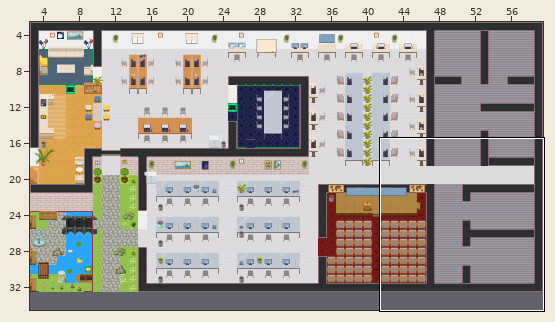
Tiled map (JSON), stored at GAD-office.tmj. The picture above shows the old version from afar; the outline marks the close-up.
Close-up. Before the commit:
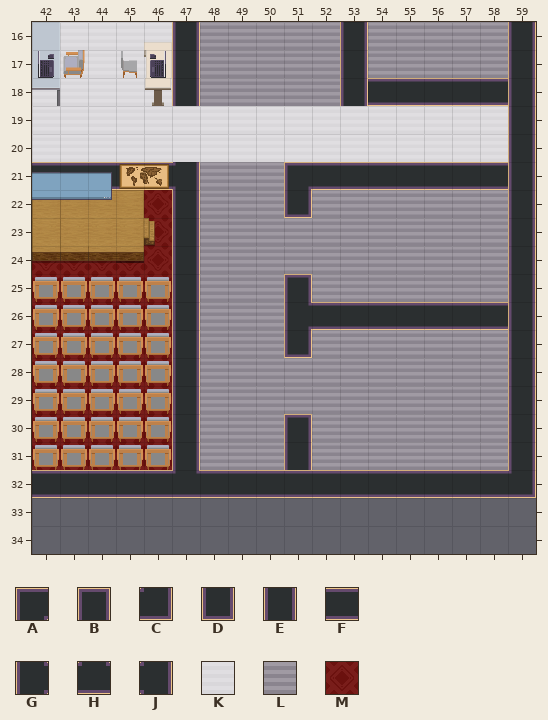
Cells are 32x32 px. Shown: x 42..59, y 16..34. The commit also changed other parts of the map, which this record leaves out.
Key: from "WA_Room_Builder": A 28, B 31, C 54, D 56, E 102, F 104, G 108, H 110, J 158, K 358, L 383, M 387.
_ is an empty cell, # one hidden under a higher layer.
Layers that did not change in this view are not listed.
Layer "floor/floor1" before, first column x 42:
16 #KKKK_LLLLLELLLLL_
17 #KKKK_LLLLLELLLLL_
18 KKKKK_LLLLLEFFFFF_
19 KKKKKKKKKKKKKKKKK_
20 KKKKKKKKKKKKKKKKK_
21 ______LLLAFFFFFFF_
22 ####M_LLLDLLLLLLL_
23 ####M_LLLLLLLLLLL_
24 MMMMM_LLLLLLLLLLL_
25 MMMMM#LLLBLLLLLLL_
26 MMMMM#LLLGFFFFFFF#
27 MMMMM#LLLDLLLLLLL_
28 MMMMM_LLLLLLLLLLL_
29 MMMMM#LLLLLLLLLLL_
30 MMMMM#LLLBLLLLLLL_
31 MMMMM#LLLELLLLLLL_
32 __________________
33 __________________
34 __________________
Layer "walls/walls1" before, first column x 42:
16 _____E___________E
17 _____E___________E
18 _____E___________E
19 _________________E
20 _________________E
21 FFFFFJ___________E
22 _____E___________E
23 _____E___________E
24 _____E___________E
25 _____E___________E
26 _____E___________E
27 _____E___________E
28 _____E___________E
29 _____E___________E
30 _____E___________E
31 _____E___________E
32 FFFFFHFFFFFFFFFFFC
33 __________________
34 __________________
Now the later version:
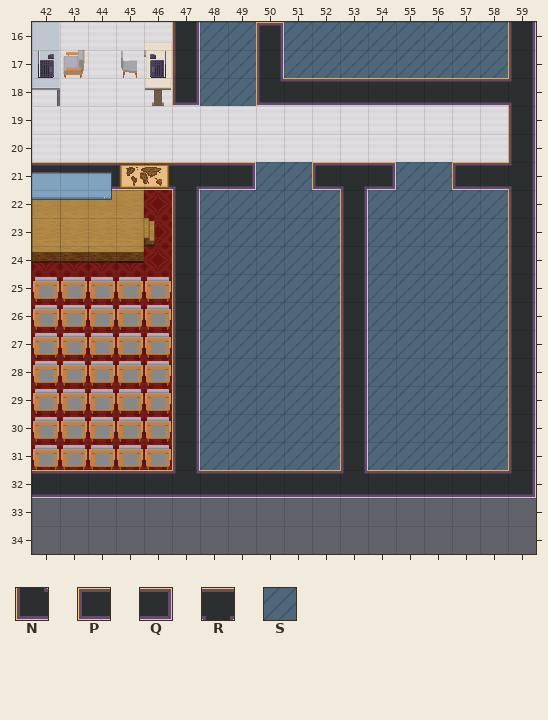
Further tiles: from "WA_Room_Builder": N 53, P 58, Q 59, R 160, S 360.
Diff:
{"where": "layer \"floor/floor1\""}
{"y":16,"x":48,"old":"LLLLLELLLLL","new":"SS#SSSSSSSS"}
{"y":17,"x":48,"old":"LLLLLELLLLL","new":"SS#SSSSSSSS"}
{"y":18,"x":48,"old":"LLLLLE","new":"SS####"}
{"y":21,"x":48,"old":"LLLAFFFFFF","new":"##SS###SS#"}
{"y":22,"x":48,"old":"LLLDLLLLLLL","new":"SSSSS#SSSSS"}
{"y":23,"x":48,"old":"LLLLLLLLLLL","new":"SSSSS#SSSSS"}
{"y":24,"x":48,"old":"LLLLLLLLLLL","new":"SSSSS#SSSSS"}
{"y":25,"x":48,"old":"LLLBLLLLLLL","new":"SSSSS#SSSSS"}
{"y":26,"x":48,"old":"LLLGFFFFFFF","new":"SSSSS#SSSSS"}
{"y":27,"x":48,"old":"LLLDLLLLLLL","new":"SSSSS#SSSSS"}
{"y":28,"x":48,"old":"LLLLLLLLLLL","new":"SSSSS#SSSSS"}
{"y":29,"x":48,"old":"LLLLLLLLLLL","new":"SSSSS#SSSSS"}
{"y":30,"x":48,"old":"LLLBLLLLLLL","new":"SSSSS#SSSSS"}
{"y":31,"x":48,"old":"LLLELLLLLLL","new":"SSSSS#SSSSS"}
{"where": "layer \"walls/walls1\""}
{"y":16,"x":50,"old":"_","new":"B"}
{"y":17,"x":50,"old":"_","new":"E"}
{"y":18,"x":47,"old":"E","new":"D"}
{"y":18,"x":50,"old":"____","new":"NFFF"}
{"y":18,"x":59,"old":"E","new":"J"}
{"y":21,"x":47,"old":"J__","new":"RFQ"}
{"y":21,"x":52,"old":"___","new":"PRQ"}
{"y":21,"x":57,"old":"_","new":"P"}
{"y":21,"x":59,"old":"E","new":"J"}
{"y":22,"x":53,"old":"_","new":"E"}
{"y":23,"x":53,"old":"_","new":"E"}
{"y":24,"x":53,"old":"_","new":"E"}
{"y":25,"x":53,"old":"_","new":"E"}
{"y":26,"x":53,"old":"_","new":"E"}
{"y":27,"x":53,"old":"_","new":"E"}
{"y":28,"x":53,"old":"_","new":"E"}
{"y":29,"x":53,"old":"_","new":"E"}
{"y":30,"x":53,"old":"_","new":"E"}
{"y":31,"x":53,"old":"_","new":"E"}
{"y":32,"x":53,"old":"F","new":"H"}
{"label":"changed","picture_box":[173,22,512,106]}
{"label":"changed","picture_box":[173,162,512,474]}
